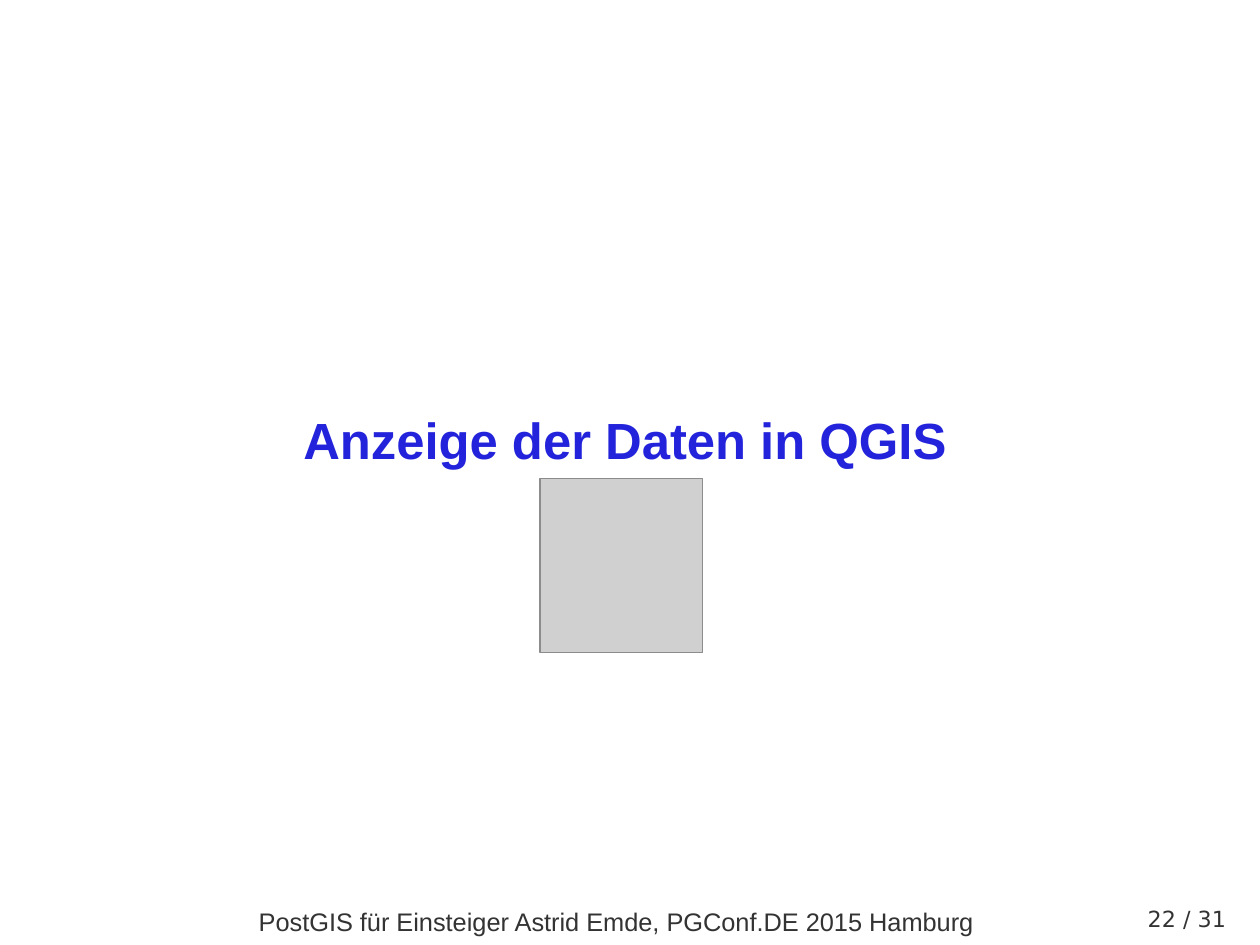
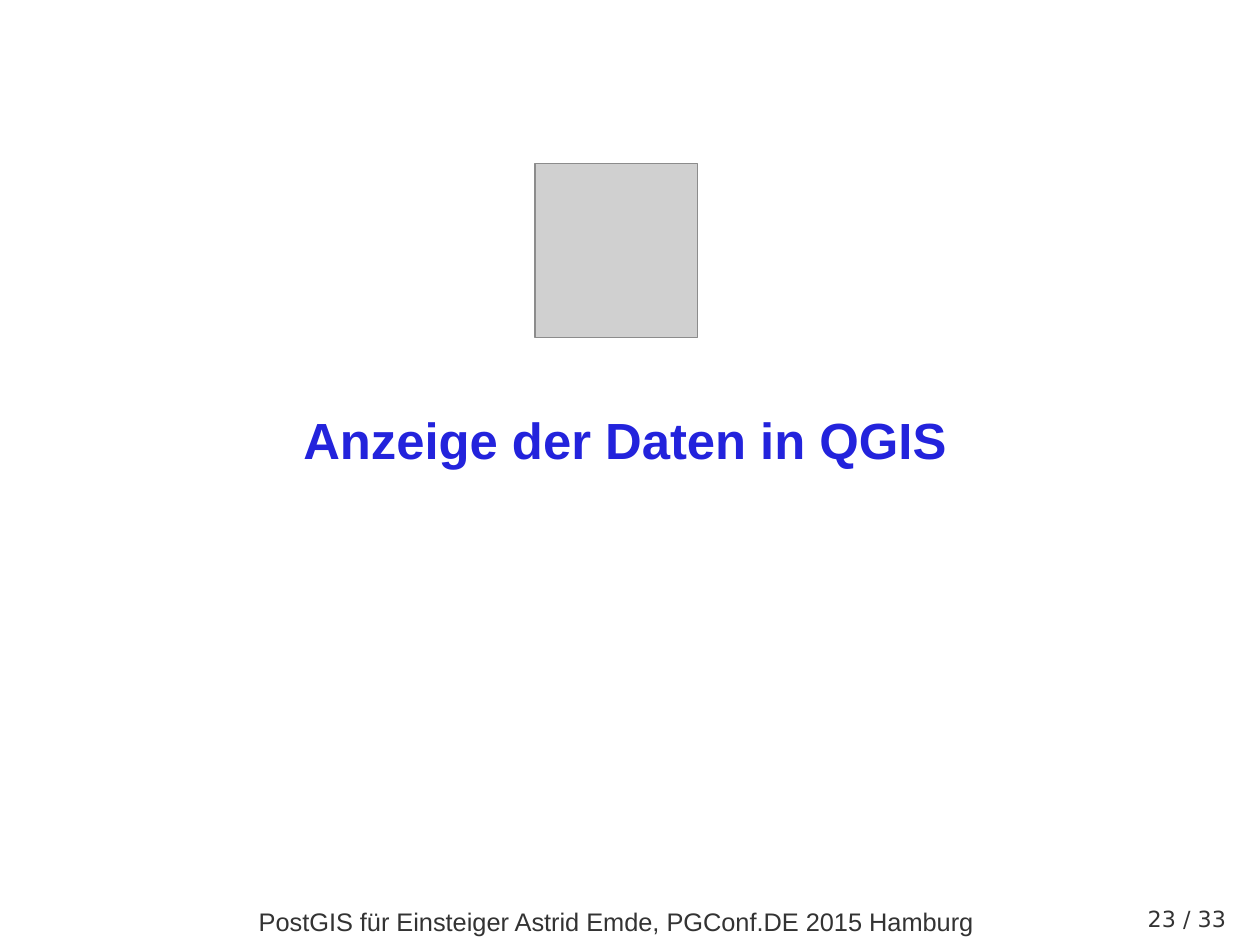
Before and after one commit to astroidex/presentations, a slide deck: slide 23 of PGConf.DE2015/PGCONFDE_2015_PostGIS_fuer_Einsteiger_AEmde.odp (slide 22 before the commit). Drawn at 1260x945 pixels with LibreOffice and Linux fonts; fonts in the diff are those of the drawing; grey boxes stand for pictures; background and template pictures are left out. Boxes give left, top, right and bottom in pixels: in the first picture for what was removed or moved away, otherwise in the second. Text is boxed around its words. In the diff, an @@ line names an element or a change of style, - is before the commit and + after.

```diff
--- a/PGConf.DE2015/PGCONFDE_2015_PostGIS_fuer_Einsteiger_AEmde.odp
+++ b/PGConf.DE2015/PGCONFDE_2015_PostGIS_fuer_Einsteiger_AEmde.odp
@@ picture: place and size @@
-picture at box(540, 479, 702, 653)
+picture at box(535, 164, 697, 337)
@@ page number at box(1126, 910, 1226, 928): text changed @@
-22 / 31
+23 / 33
@@ page number at box(1148, 910, 1223, 928): text changed @@
-22 / 31
+23 / 33
```
Also in this commit, not shown: 7 other slides changed, 3 slides added, 1 slide removed, 3 other files.
